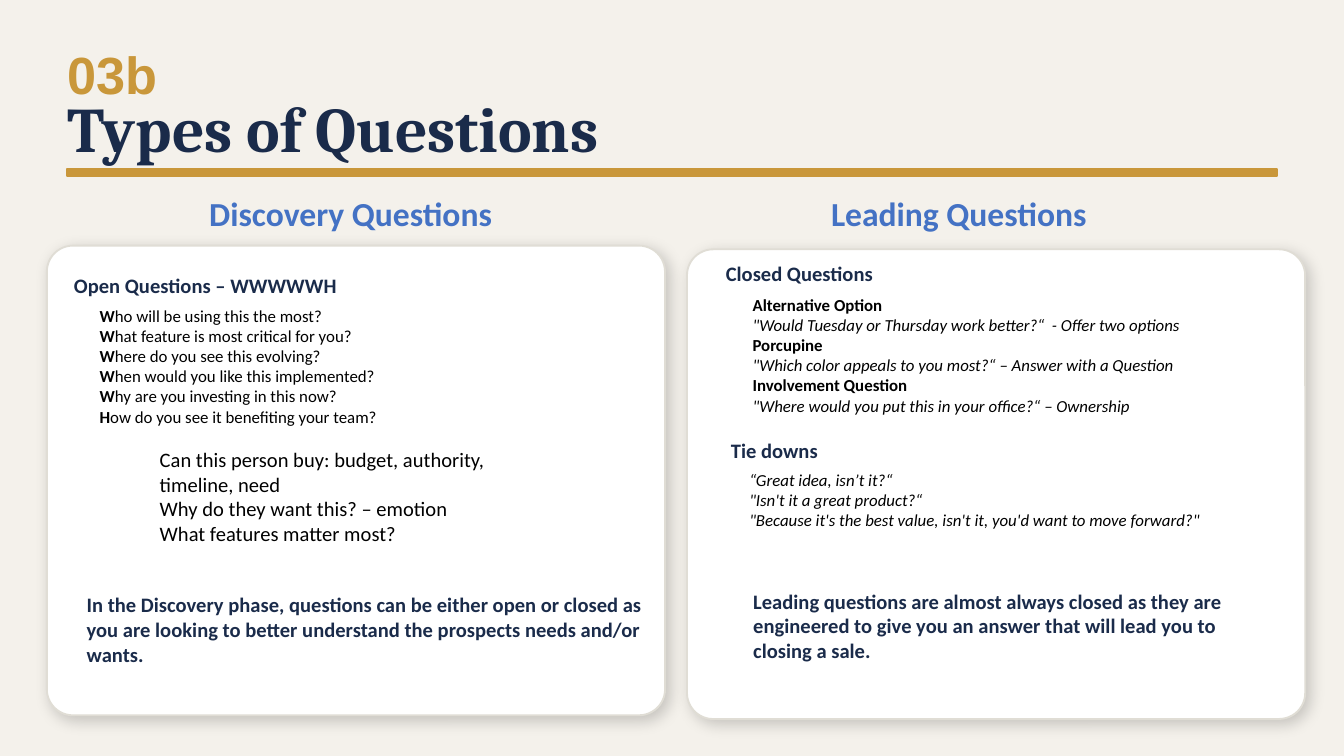
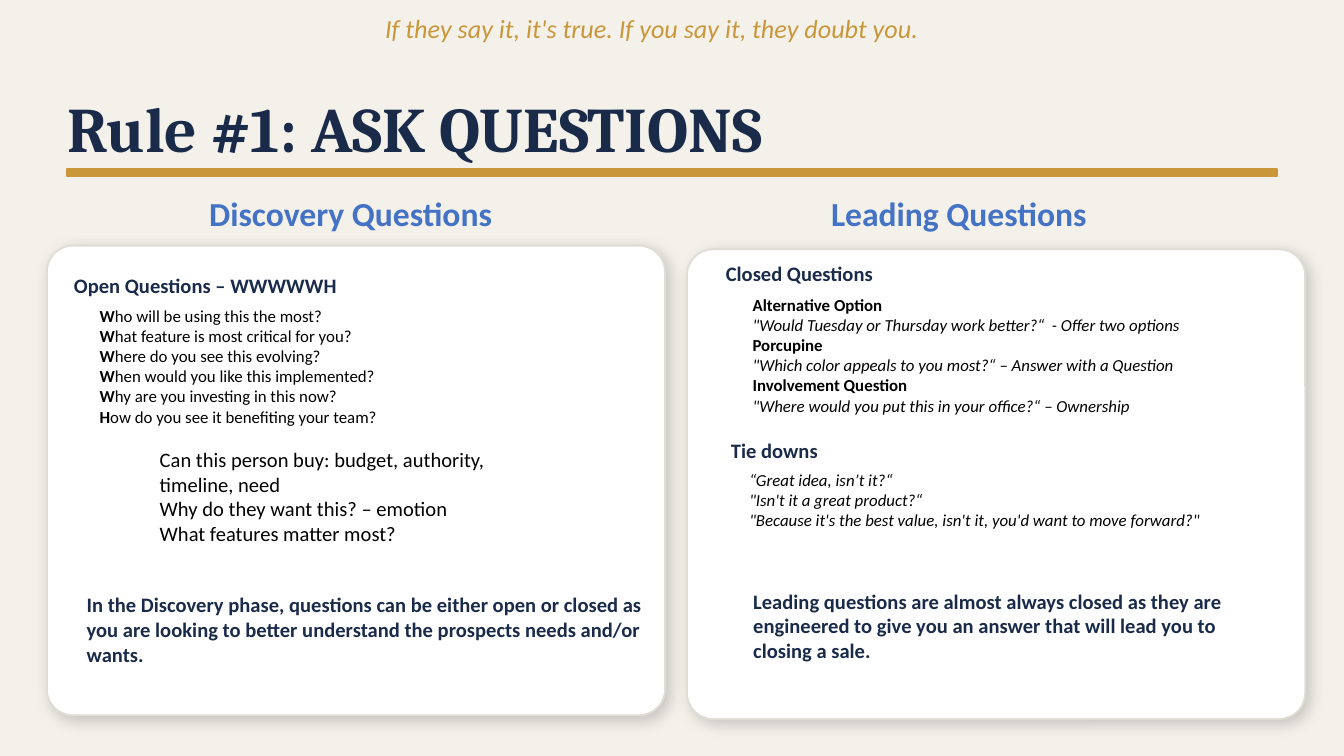
Before and after one commit to DHAINES24/sales-intern-hub, a slide deck: slide 7 of sales_presentation_final [Autosaved] (1).pptx (slide 9 before the commit). Drawn at 1344x756 pixels with LibreOffice and Linux fonts; fonts in the diff are those of the drawing. Boxes give left, top, right and bottom in pixels: in the first picture for what was removed or moved away, otherwise in the second. Text is boxed around its words. In the diff, an @@ line names an element or a change of style, - is before the commit and + after.

```diff
--- a/sales_presentation_final [Autosaved] (1).pptx
+++ b/sales_presentation_final [Autosaved] (1).pptx
@@ text added at bbox=[385, 20, 918, 42], 14 pt, text #C9973A, italic @@
+If they say it, it's true. If you say it, they doubt you.
@@ text removed at bbox=[67, 56, 157, 95] @@
-03b
@@ text at bbox=[67, 108, 762, 163]: text changed @@
-Types of Questions
+Rule #1: ASK QUESTIONS
```
Also in this commit, not shown: 12 other slides changed, 2 slides added, 3 slides removed, 3 other files.
